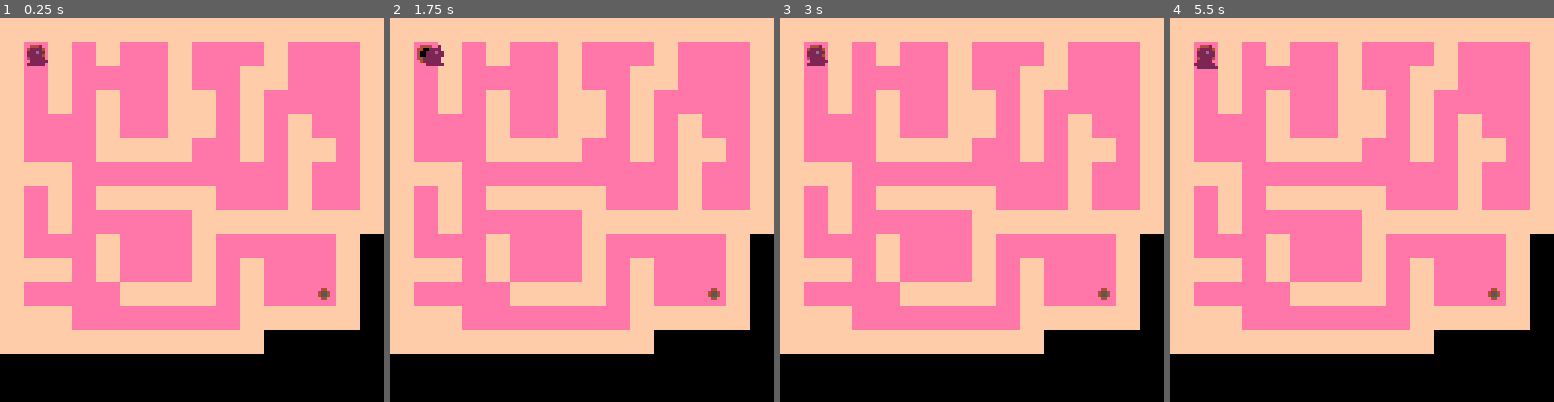
Above: before the commit, frames 1-4 (left to right).
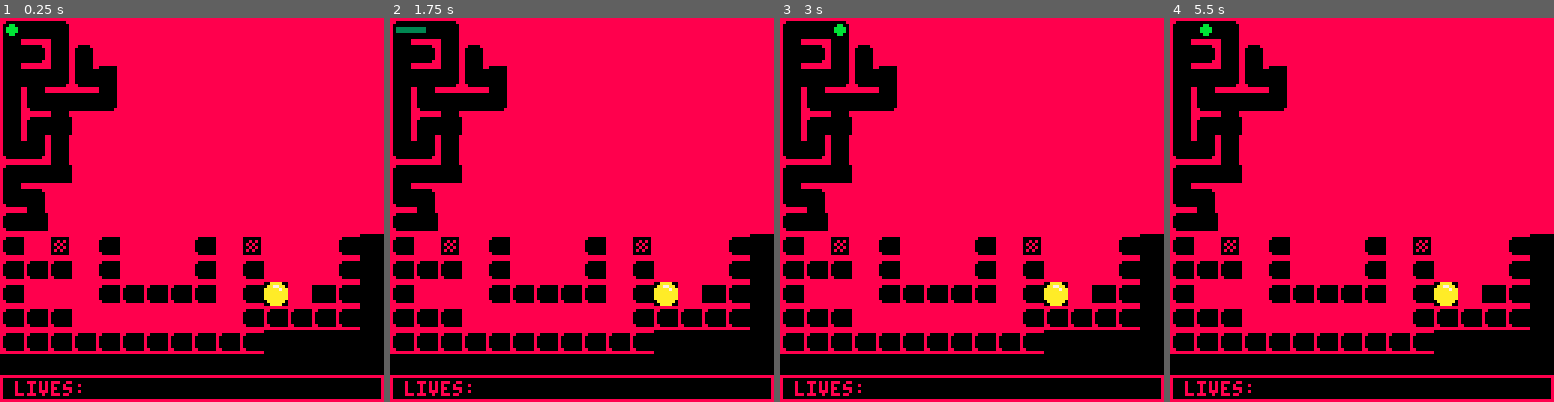
Above: after the commit, the same moments.

Repository: rabramley/PICO-8
Game: PICO-8 cartridge voyage.p8
Two runs of this game, one before a commit and one after it. Both use one fixed random seed, a clock stepped at 60 frames per second and the inputs below.
Inputs:
- Up to frame 1 (0.25 s): no input
- Up to frame 2 (1.75 s): hold Right from 1.6 s (still down)
- Up to frame 3 (3 s): release Right at 2.1 s; hold Up 2.15-2.42 s; hold Right from 2.47 s (still down)
- Up to frame 4 (5.5 s): release Right at 3.03 s; hold Left 3.08-3.58 s; hold Down 3.63-3.97 s; hold Right 4.02-4.68 s; hold Up 4.73-5.03 s; hold Left from 5.08 s (still down)

The runs differ from the first frame. In frame 1, 86% of the frame differs, in the area x 0-100%, y 0-100%; in frame 2, 86%; in frame 3, 86%; in frame 4, 86%.

Commit message:
Update voyage.p8

Diff:
--- a/voyage.p8
+++ b/voyage.p8
@@ -1,8 +1,7 @@
 pico-8 cartridge // http://www.pico-8.com
 version 41
 __lua__
-grid_size=8
-
+-- main
 function _init()
   init_player()
 end
@@ -16,15 +15,14 @@
   cls()
   map()
   draw_player()
+  draw_score()
   draw_debug()
 end
 
-function draw_debug()
-  for i=1,#dbg do
-    print(dbg[i],0,(i-1)*7,7)
-  end
-end
-
+function draw_score()
+  rect(0,119,127,127,8)
+  print("lives: ",5,121,8)
+end
 -->8
 -- tools
 
@@ -33,33 +31,45 @@
   return arr[(flr((i*hz)%#arr)+1)]
 end
 
-function mfget(x,y,f)
-  return fget(mget(flr(x/grid_size),flr(y/grid_size)),f)
-end
+function debug(msg)
+  add(dbg,msg)
+end
+
+function draw_debug()
+  for i=1,#dbg do
+    print(dbg[i],80,(i-1)*7,7)
+  end
+end
+
 -->8
 -- player
 
 function _init()
 		pl_sprs={1,2,3,2}
   pl={
-    x=grid_size,
-    y=grid_size,
+    x=0,
+    y=0,
+    last_x=0,
+    last_y=0,
     mv_buff={},
-    pos_offset={},
     sp=1,
-    flp=false,
+    last_sp=1,
+    fl_x=false,
+    fl_y=false,
   }
 end
 
 function update_player()
   get_pl_move()
 
-  if #pl.pos_offset>0 then
-    deli(pl.pos_offset,#pl.pos_offset)
+  if pl_anim and costatus(pl_anim) != 'dead' then
+    coresume(pl_anim)
   else
-		  if #pl.mv_buff>0 then
-			   move_pl()
-		  end
+    pl_anim = nil
+    if #pl.mv_buff>0 then
+	     pl_anim=move_pl()
+      coresume(pl_anim)
+    end
   end
 end
 
@@ -89,52 +99,139 @@
 
   local nx=pl.x+dx
   local ny=pl.y+dy
-
-  if mfget(nx,ny,flag_canwalk) then
-		  pl.x=nx
-		  pl.y=ny
-    pl_walk(mv)
+  local result
+
+  pl.last_x=pl.x
+  pl.last_y=pl.y
+
+  if dy>0 and mfget(nx,ny,flag_n)
+    or dy<0 and mfget(nx,ny,flag_s)
+    or dx>0 and mfget(nx,ny,flag_w)
+    or dx<0 and mfget(nx,ny,flag_e) then
+    pl.x,pl.y=nx,ny
+    result=cocreate(pl_anim_walk)
   else
-    pl_hit_wall(mv)
-  end
-
-  if (mv.dx!=0) pl.flp=(mv.dx<0)
+    if mfget(nx,ny,flag_break) then
+      break_tile(nx,ny)
+    end
+
+    pl.mv_buff={}
+    result=cocreate(pl_anim_bounce)
+  end
 
   deli(pl.mv_buff,1)
-end
-
-function pl_walk(mv)
-  for i=0,-grid_size,-1 do
-    add(pl.pos_offset,{dx=mv.dx*i,dy=mv.dy*i})
-  end
-end
-
-function pl_hit_wall(mv)
-  for i=0,flr(grid_size/2),1 do
-    add(pl.pos_offset,{dx=mv.dx*i,dy=mv.dy*i})
-  end
-  for i=flr(grid_size/2),0,-1 do
-    add(pl.pos_offset,{dx=mv.dx*i,dy=mv.dy*i})
-  end
+
+  pl.fl_y=(mv.dy>0)
+  pl.fl_x=(mv.dx<0)
+  pl.axis=mv.dy!=0
+
+  return result
+end
+
+function pl_anim_walk()
+  sfx(0)
+
+  pl.sp=7
+  pl.last_sp=1
+  yield()
+
+		for fr=6,1,-1 do
+    if pl.axis then
+      pl.last_sp=fr+7
+      pl.sp=14-fr
+    else
+      pl.last_sp=8-fr
+      pl.sp=fr+1
+    end
+    yield()
+		end
+
+  pl.sp=1
+  pl.last_sp=7
+end
+
+function pl_anim_bounce()
+  sfx(0)
+
+  pl.sp=1
+  pl.last_sp=7
+  yield()
+
+  local frances
+
+  if pl.axis then
+    frances={29,28,27,28,29}
+  else
+    frances={18,19,20,19,18}
+  end
+
+		for fr in all(frances) do
+		  pl.sp=fr
+    yield()
+		end
+
+  pl.sp=1
 end
 
 function draw_player()
-  local x=pl.x
-  local y=pl.y
-
-  if #pl.pos_offset>0 then
-    local os=pl.pos_offset[#pl.pos_offset]
-    x+=os.dx
-    y+=os.dy
-    pl.sp+=1
-  end
-
-		spr(cycle(pl_sprs,pl.sp,0.5),x,y,1,1,pl.flp)
+  spr(pl.last_sp,pl.last_x,pl.last_y,1,1,pl.fl_x,not pl.fl_y)
+  spr(pl.sp,pl.x,pl.y,1,1,not pl.fl_x,pl.fl_y)
 end
 
 -->8
 -- map
-flag_canwalk=0
+grid_size=8
+
+flag_n=0
+flag_e=1
+flag_s=2
+flag_w=3
+flag_break=4
+
+breakfx={}
+breakfx["96"]=4
+breakfx["112"]=2
+breakfx["114"]=3
+
+function break_tile(x,y)
+  x,y=pix2tile(x,y)
+  s=mget(x,y)
+  mset(x,y,s+1)
+
+  sfx(breakfx[tostr(s)])
+end
+
+function mfget(x,y,f)
+  return fget(mget(pix2tile(x,y)),f)
+end
+
+function pix2tile(x,y)
+  return flr(x/grid_size),flr(y/grid_size)
+end
+…(24 lines of a section not shown)…
 
 
 
@@ -307,20 +404,26 @@
 
 
 __gff__
-0000000000000000000000000000000000000000000000000000000000000000000000000000000000000000000000000000000000000000000000000000000000010001010000000000000000000000000000000000000000000000000000000000000000000000000000000000000000000000000000000000000000000000
+000000000000000000000000000000000000000000000000000000000000000000000000000000000000000000000000000000000000000000000000000000000000020a0f08060c0e0d0000000000000000000401050309070b0000000000000201000000000000000000000000000002010201020102010000000000000000
 0000000000000000000000000000000000000000000000000000000000000000000000000000000000000000000000000000000000000000000000000000000000000000000000000000000000000000000000000000000000000000000000000000000000000000000000000000000000000000000000000000000000000000
 __map__
-4242424242424242424242424242424242000000000000000000000000000000000000000000000000000000000000000000000000000000000000000000000000000000000000000000000000000000000000000000000000000000000000000000000000000000000000000000000000000000000000000000000000000000
-4244424142414142414141424141414242000000000000000000000000000000000000000000000000000000000000000000000000000000000000000000000000000000000000000000000000000000000000000000000000000000000000000000000000000000000000000000000000000000000000000000000000000000
-4241424141414142414142424141414242000000000000000000000000000000000000000000000000000000000000000000000000000000000000000000000000000000000000000000000000000000000000000000000000000000000000000000000000000000000000000000000000000000000000000000000000000000
-4241424142414142424142414141414242000000000000000000000000000000000000000000000000000000000000000000000000000000000000000000000000000000000000000000000000000000000000000000000000000000000000000000000000000000000000000000000000000000000000000000000000000000
-4241414142414142424142414241414242000000000000000000000000000000000000000000000000000000000000000000000000000000000000000000000000000000000000000000000000000000000000000000000000000000000000000000000000000000000000000000000000000000000000000000000000000000
-4241414142424242414142414242414242000000000000000000000000000000000000000000000000000000000000000000000000000000000000000000000000000000000000000000000000000000000000000000000000000000000000000000000000000000000000000000000000000000000000000000000000000000
-4242424141414141414141414241414242000000000000000000000000000000000000000000000000000000000000000000000000000000000000000000000000000000000000000000000000000000000000000000000000000000000000000000000000000000000000000000000000000000000000000000000000000000
-4241424142424242424141414241414242000000000000000000000000000000000000000000000000000000000000000000000000000000000000000000000000000000000000000000000000000000000000000000000000000000000000000000000000000000000000000000000000000000000000000000000000000000
-4241424141414141424242424242424242000000000000000000000000000000000000000000000000000000000000000000000000000000000000000000000000000000000000000000000000000000000000000000000000000000000000000000000000000000000000000000000000000000000000000000000000000000
-4241414142414141424141414141420000000000000000000000000000000000000000000000000000000000000000000000000000000000000000000000000000000000000000000000000000000000000000000000000000000000000000000000000000000000000000000000000000000000000000000000000000000000
+4643474141414141414141414141414142000000000000000000000000000000000000000000000000000000000000000000000000000000000000000000000000000000000000000000000000000000000000000000000000000000000000000000000000000000000000000000000000000000000000000000000000000000
+5845555341414141414141414141414142000000000000000000000000000000000000000000000000000000000000000000000000000000000000000000000000000000000000000000000000000000000000000000000000000000000000000000000000000000000000000000000000000000000000000000000000000000
+5848575649414141414141414141414142000000000000000000000000000000000000000000000000000000000000000000000000000000000000000000000000000000000000000000000000000000000000000000000000000000000000000000000000000000000000000000000000000000000000000000000000000000
+5556484357414141414141414141414142000000000000000000000000000000000000000000000000000000000000000000000000000000000000000000000000000000000000000000000000000000000000000000000000000000000000000000000000000000000000000000000000000000000000000000000000000000
+5546444141414141414141414141414142000000000000000000000000000000000000000000000000000000000000000000000000000000000000000000000000000000000000000000000000000000000000000000000000000000000000000000000000000000000000000000000000000000000000000000000000000000
+5657554141414141414141414141414142000000000000000000000000000000000000000000000000000000000000000000000000000000000000000000000000000000000000000000000000000000000000000000000000000000000000000000000000000000000000000000000000000000000000000000000000000000
+4643594141414141414141414141414142000000000000000000000000000000000000000000000000000000000000000000000000000000000000000000000000000000000000000000000000000000000000000000000000000000000000000000000000000000000000000000000000000000000000000000000000000000
+5647414141414141414141414141414142000000000000000000000000000000000000000000000000000000000000000000000000000000000000000000000000000000000000000000000000000000000000000000000000000000000000000000000000000000000000000000000000000000000000000000000000000000
+4259414141414141414141414141414142000000000000000000000000000000000000000000000000000000000000000000000000000000000000000000000000000000000000000000000000000000000000000000000000000000000000000000000000000000000000000000000000000000000000000000000000000000
+4241604142414141424160414141420000000000000000000000000000000000000000000000000000000000000000000000000000000000000000000000000000000000000000000000000000000000000000000000000000000000000000000000000000000000000000000000000000000000000000000000000000000000
 4242424142414141424142414141420000000000000000000000000000000000000000000000000000000000000000000000000000000000000000000000000000000000000000000000000000000000000000000000000000000000000000000000000000000000000000000000000000000000000000000000000000000000
-4241414141424242424142414143420000000000000000000000000000000000000000000000000000000000000000000000000000000000000000000000000000000000000000000000000000000000000000000000000000000000000000000000000000000000000000000000000000000000000000000000000000000000
+4241414142424242424142704143420000000000000000000000000000000000000000000000000000000000000000000000000000000000000000000000000000000000000000000000000000000000000000000000000000000000000000000000000000000000000000000000000000000000000000000000000000000000
 4242424141414141414142424242420000000000000000000000000000000000000000000000000000000000000000000000000000000000000000000000000000000000000000000000000000000000000000000000000000000000000000000000000000000000000000000000000000000000000000000000000000000000
 4242424242424242424242000000000000000000000000000000000000000000000000000000000000000000000000000000000000000000000000000000000000000000000000000000000000000000000000000000000000000000000000000000000000000000000000000000000000000000000000000000000000000000
+…(6 lines of a section not shown)…
Not shown, changed: 70 lines of the sprite sheet (__gfx__) section of voyage.p8
Not shown, changed: the thumbnail (__label__) section of voyage.p8
Not shown, changed: the sound effects (__sfx__) section of voyage.p8
